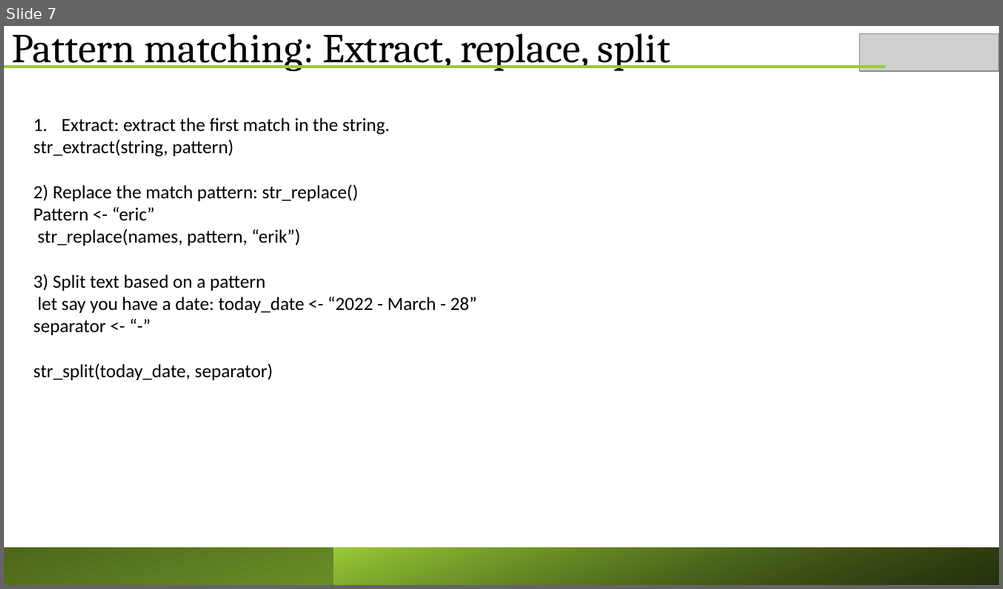
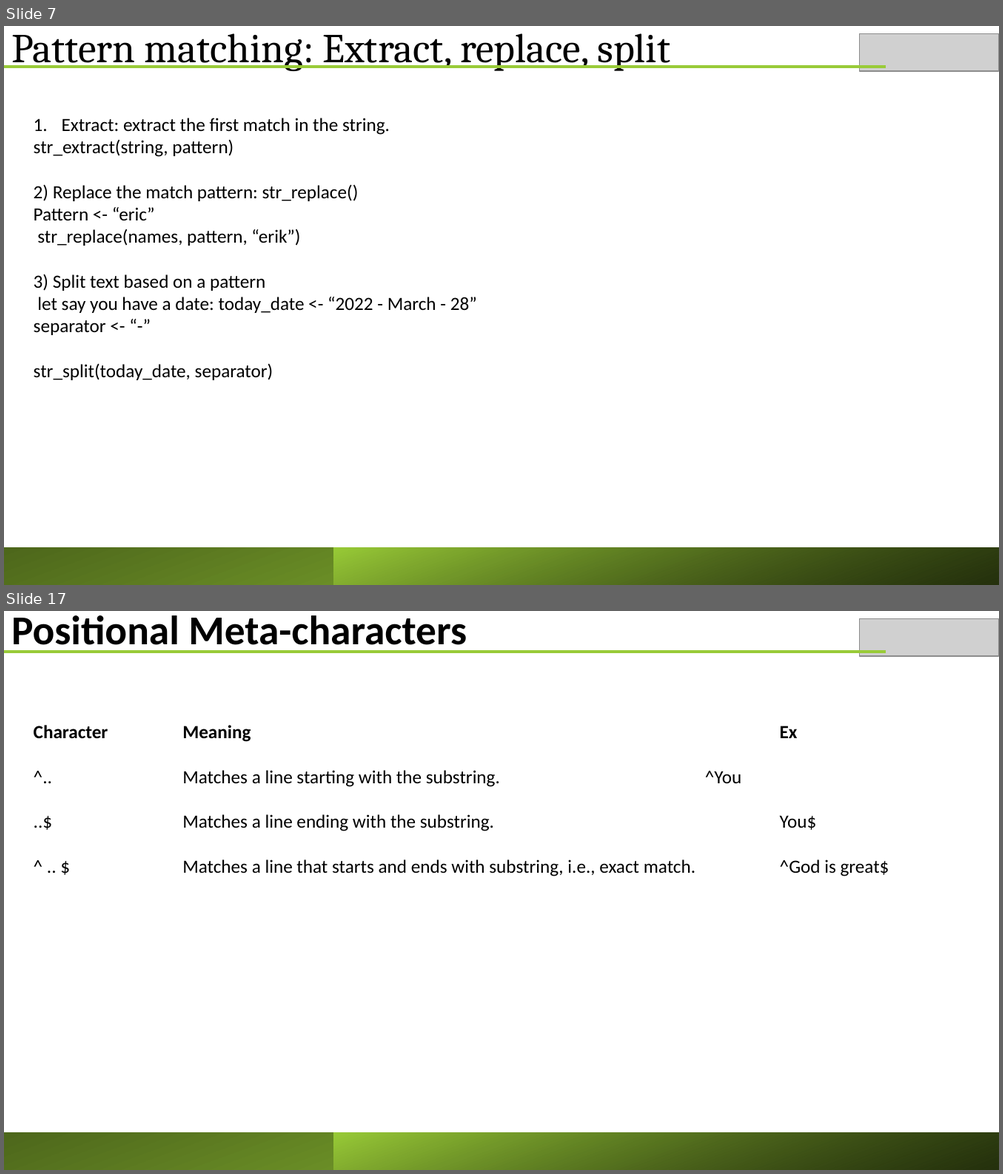
Before and after one commit to ericasare1/Data_Smart_Science, a slide deck: R/AdvancedR/wk6/Working_with_texts.pptx. Shown one above the other, each under a label of ours: slide 7 before the commit, slides 7 and 17 after it; the slides between them are not shown. The pictures are 1003x589 and 1003x1174 pixels, drawn with LibreOffice and Linux fonts; fonts in the diff are those of the drawing; grey boxes stand for pictures. Boxes give left, top, right and bottom in pixels: in the first picture for what was removed or moved away, otherwise in the second. Text is boxed around its words. In the diff, an @@ line names an element or a change of style, - is before the commit and + after.

```diff
--- a/R/AdvancedR/wk6/Working_with_texts.pptx
+++ b/R/AdvancedR/wk6/Working_with_texts.pptx
@@ slide 17 added at <box>4,611,999,1170</box>, background #FFFFFF @@
@@ text added at <box>11,615,466,653</box>, 39.6 pt, text #000000, bold @@
+Positional Meta-characters
@@ picture added at <box>859,619,999,657</box> @@
@@ line added from (4, 651) to (885, 651), #99CB38 3 pt @@
@@ text added at <box>34,725,889,877</box>, 18 pt, text #000000 @@
+Character Meaning Ex
+^.. Matches a line starting with the substring. ^You
+..$ Matches a line ending with the substring. You$
+^ .. $ Matches a line that starts and ends with substring, i.e., exact match. ^God is great$
@@ rectangle added at <box>4,1133,999,1170</box>, fill gradient #99CB38 to #4D671B @@
@@ rectangle added at <box>334,1133,999,1170</box>, fill gradient #000000 to #99CB38 @@
```
Also in this commit, not shown: 10 other slides added, 1 other file.
